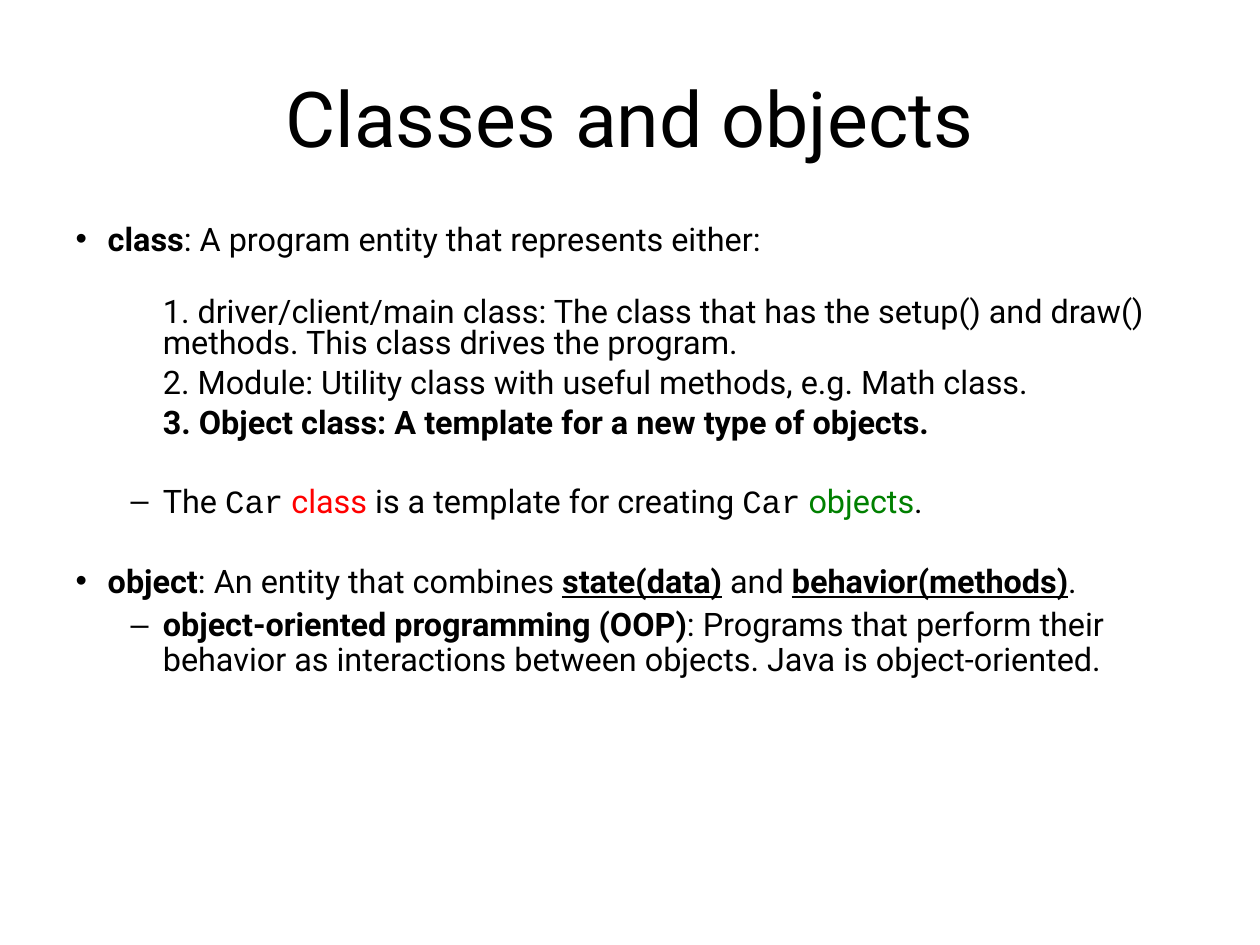
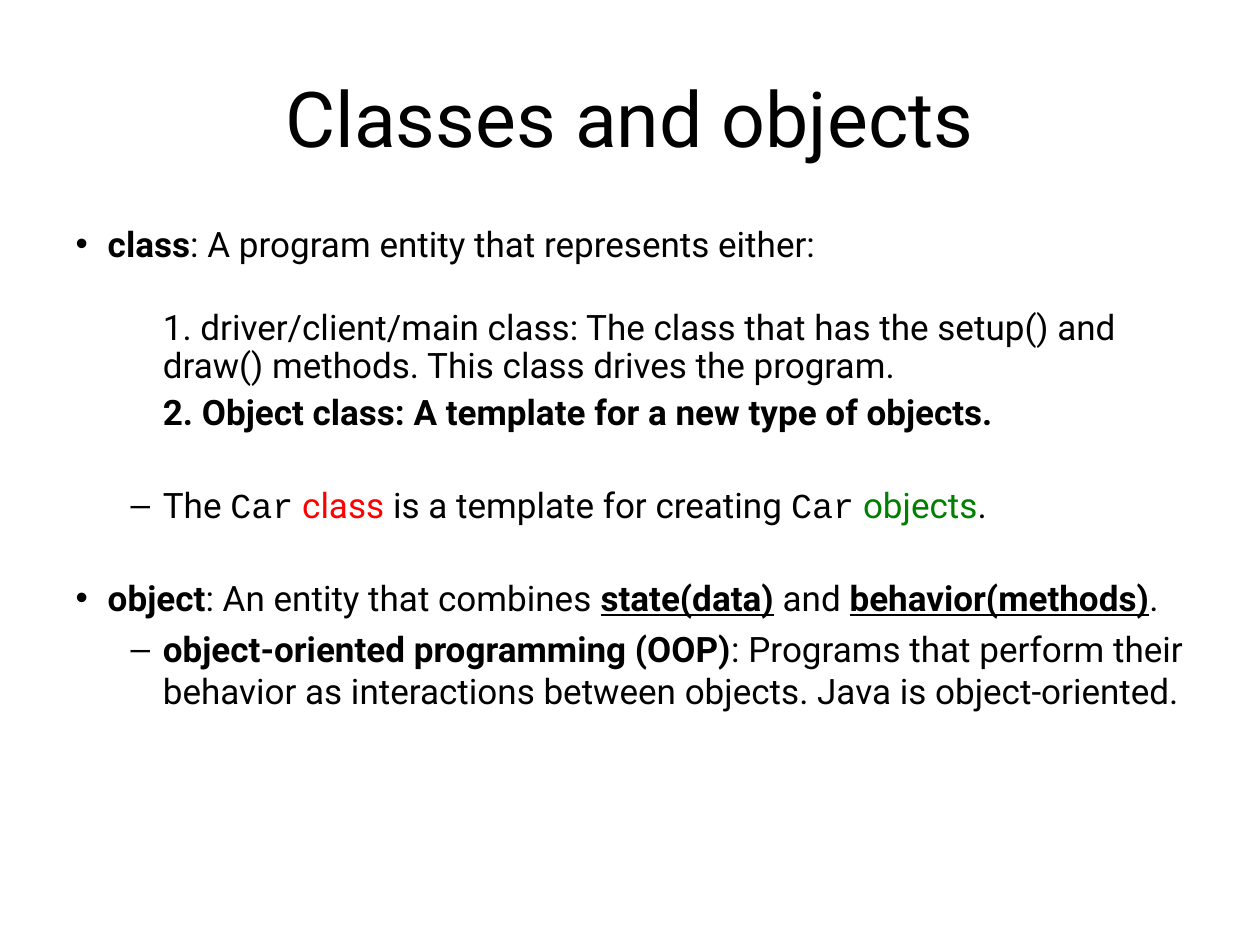
Before and after one commit to LongBaoNguyen/longbaonguyen.github.io, a slide deck: slide 11 of courses/apcsp/lecture11.ppt (slide 17 before the commit). Drawn at 1260x945 pixels with LibreOffice and Linux fonts; fonts in the diff are those of the drawing; background and template pictures are left out. Boxes give left, top, right and bottom in pixels: in the first picture for what was removed or moved away, otherwise in the second. Text is boxed around its words. In the diff, an @@ line names an element or a change of style, - is before the commit and + after.

```diff
--- a/courses/apcsp/lecture11.ppt
+++ b/courses/apcsp/lecture11.ppt
@@ text at (108, 230, 1183, 712): size 18.5 to 20 pt in "class: A program entity that represents either:", "1. driver/client/main class: The class that has ...", "The Car class is a template for ...", "object: An entity that combines state(data) and ..." and 1 more places; line spacing 0.8 to 0.9; line spacing 0.9 to 1 @@
@@ text at (163, 398, 993, 433): text changed; size 18.5 to 20 pt; bold on @@
-  2. Module: Utility class with useful methods, e.g. Math class.
-  3. Object class: A template for a new type of objects.
+  2. Object class: A template for a new type of objects.
```
Also in this commit, not shown: 13 other slides changed, 13 slides removed, 4 other files.
